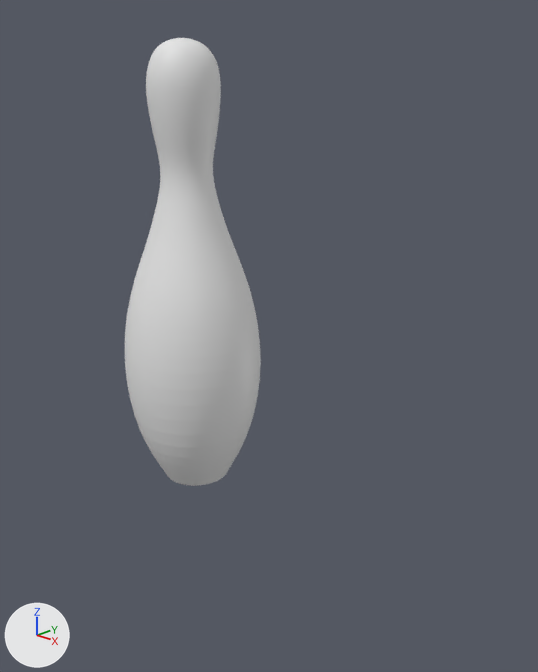
The Blender file blender/blender-practice/bowling-pin.blend: old version first, new version second.
Camera for both pictures: a 50 mm lens placed at (4.3, -3.53, 3.05), pointed at (0.81, 0.05, 1.37). Lighting does not change. The marker at lower left points along +X, +Y and +Z.
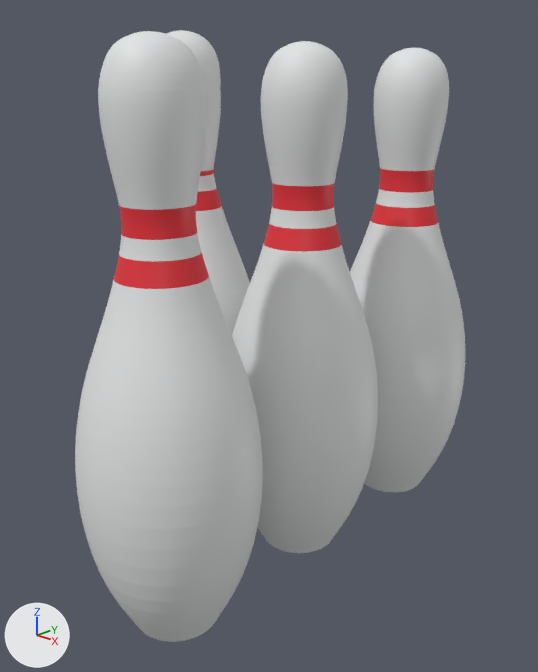
Commit message: bowling pin 3d
Created a 3d bowling pin

Where the change shows, as pixel boxes [x1, y1, x2, y2] in the pictures (538 x 672 px):
'Cylinder.005', added: after [75, 31, 263, 642]
'Cylinder.003', added: after [232, 41, 378, 553]
'Cylinder', moved: before [125, 38, 261, 486]; after [166, 30, 250, 335]
'Cylinder.004', added: after [350, 48, 465, 492]
'Cylinder.001', now drawn: after [200, 96, 221, 175]
'Cylinder.002', now drawn: after [205, 89, 221, 97]
part 1 of me_cylinder, recoloured: before [154, 160, 222, 218]; after [114, 168, 438, 289]

The change, as a list of edits to the scene's bpy script:
```text
Add mat_material_002:
    mat_material_002 = principled_material('Material.002')
    mat_material_002.base_color = (0.8, 0.0284, 0.0409)  # red #e72f39
Add mat_material_001:
    mat_material_001 = principled_material('Material.001')
    mat_material_001.base_color = (0.78, 0.8, 0.8)  # white #e5e7e7
Change me_cylinder:
    where me_cylinder.from_pydata(...)  # 660 vertices, 629 faces; spans x -0.56..0.56, y -0.54..0.58, z 0.02..3.38
    used by ob_cylinder; location = (0.0, 0.001, -0.028)
    me_cylinder part 1: 66 of the faces centred in x -0.23..0.23, y -0.21..0.25, z 2.25..2.47 switch from no material to mat_material_002 (red #e72f39)
    add me_cylinder.materials.append(mat_material_001)  # white #e5e7e7
Change ob_cylinder:
    ob_cylinder.location: (0.0, 0.001, -0.028) -> (0.0, 0.001, 0.019)
Add ob_cylinder_005:
    ob_cylinder_005 = bpy.data.objects.new('Cylinder.005', me_cylinder)
    ob_cylinder_005.location = (1.208, -1.193, -0.091)
    _m = ob_cylinder_005.modifiers.new('Subdivision', 'SUBSURF')
    _m.levels = 3
Add ob_cylinder_004:
    ob_cylinder_004 = bpy.data.objects.new('Cylinder.004', me_cylinder)
    ob_cylinder_004.location = (1.149, 1.123, -0.091)
    _m = ob_cylinder_004.modifiers.new('Subdivision', 'SUBSURF')
    _m.levels = 3
Add ob_cylinder_003:
    ob_cylinder_003 = bpy.data.objects.new('Cylinder.003', me_cylinder)
    ob_cylinder_003.location = (1.155, -0.019, -0.091)
    _m = ob_cylinder_003.modifiers.new('Subdivision', 'SUBSURF')
    _m.levels = 3
```
